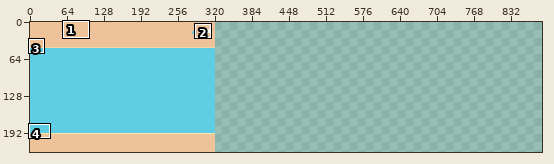
Edited in one commit: pixel-art file (Assets/resources/background.aseprite). Above: a wide view before the commit, with the close-up outlined.
Close-up. The starting point:
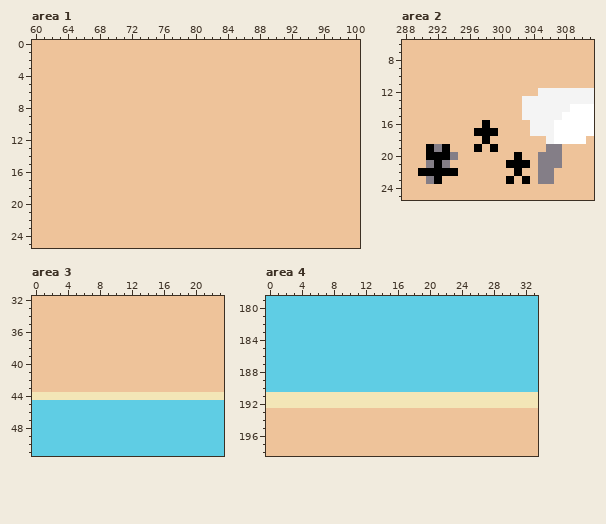
885x224 pixels, 1 frame. Shown: area 1: x 60..100, y 0..25; area 2: x 288..311, y 6..25; area 3: x 0..23, y 32..51; area 4: x 0..33, y 179..198. The commit also changed other parts of the picture, which this record leaves out.
New version:
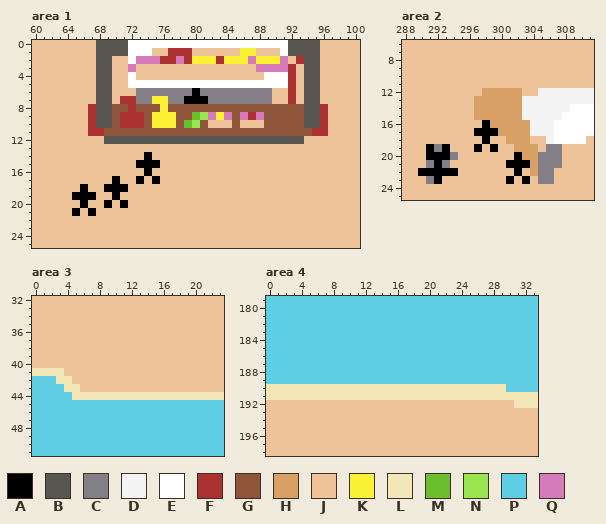
Palette (. is transparent): A #000000  B #595652  C #847e87  D #f4f4f4  E #ffffff  F #ac3232  G #8f563b  H #d9a066  J #eec39a  K #fbf236  L #f3e6b7  M #6abe30  N #99e550  P #5fcde4  Q #d77bba
The edit:
Changed rows in their new state; - is an unchanged pixel.
Area 1, layer "Layer 1":
first column x 65:
 0 ---BBBBEEEEEEEEEEEEEEEEEEEEBBBB-
 1 ---BBBBEEE--FFF------KK---EBBBB-
 2 ---BB--EQQQFFQFKKKFKKKQKKKQ-FBB-
 3 ---BB--Q---------------QQQQF-BB-
 4 ---BB--E----------------EEEF-BB-
 5 ---BB--EEEEEEEEEEEEEEEEEEEEF-BB-
 6 ---BB---CCCCCCCACCCCCCCCC--F-BB-
 7 ---BB-FFCCKKCCAAACCCCCCCC--F-BB-
 8 --FBBGGFGGGKGGGGGGGGGGGGGGGGGBBF
 9 --FBBGFFFGKKKGGMNQKQGQFQGGGGGBBF
10 --FBBGFFFGKKKGMNG---G---GGGGGBBF
11 --FFGGGGGGGGGGGGGGGGGGGGGGGGGGFF
12 ----BBBBBBBBBBBBBBBBBBBBBBBBB---
14 ---------A----------------------
15 --------AAA---------------------
16 ---------A----------------------
17 -----A--A-A---------------------
18 -A--AAA-------------------------
19 AAA--A--------------------------
20 -A--A-A-------------------------
21 A-A-----------------------------
Area 2, layer "Layer 4":
first column x 297:
12 -HHHHH--
13 HHHHHH--
14 HHHHHH--
15 HHHHHH--
16 --HHHHH-
17 ---HHHH-
18 ----HHH-
19 -----HHH
20 ------HH
21 -------H
22 -------H
Area 3, layer "Layer 1":
first column x 0:
41 LLLL--
42 PPPLL-
43 PPPPLL
44 PPPPP-
Area 4, layer "Layer 1":
first column x 0:
190 LLLLLLLLLLLLLLLLLLLLLLLLLLLLLL-
192 JJJJJJJJJJJJJJJJJJJJJJJJJJJJJJJ
